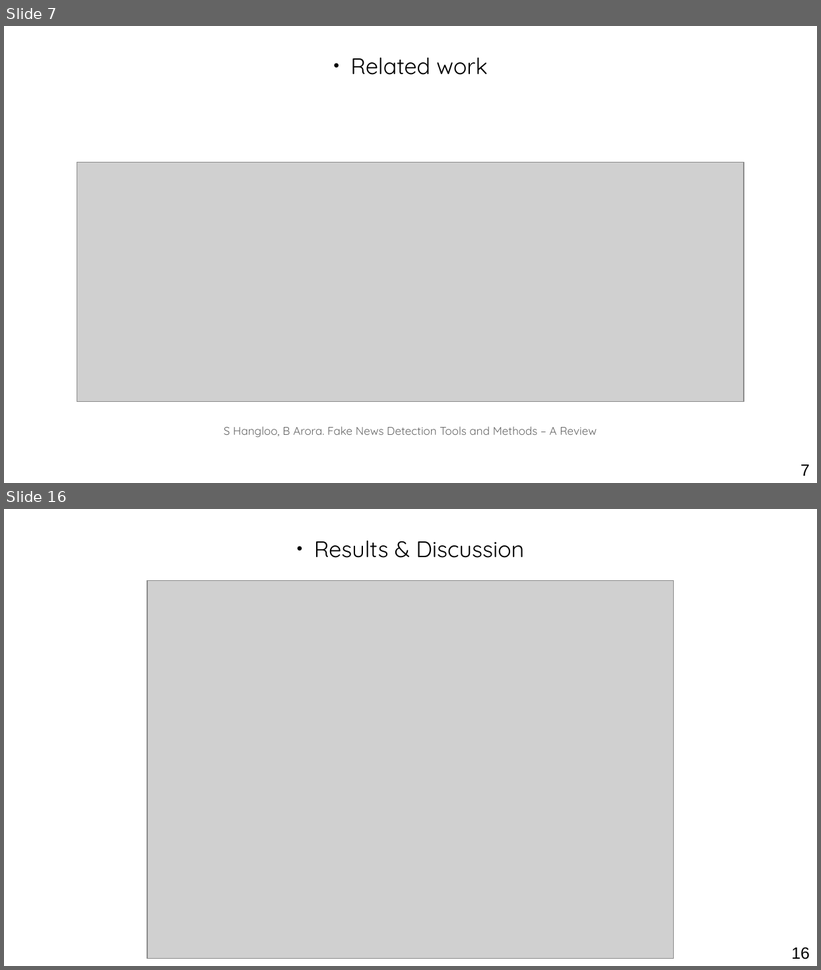
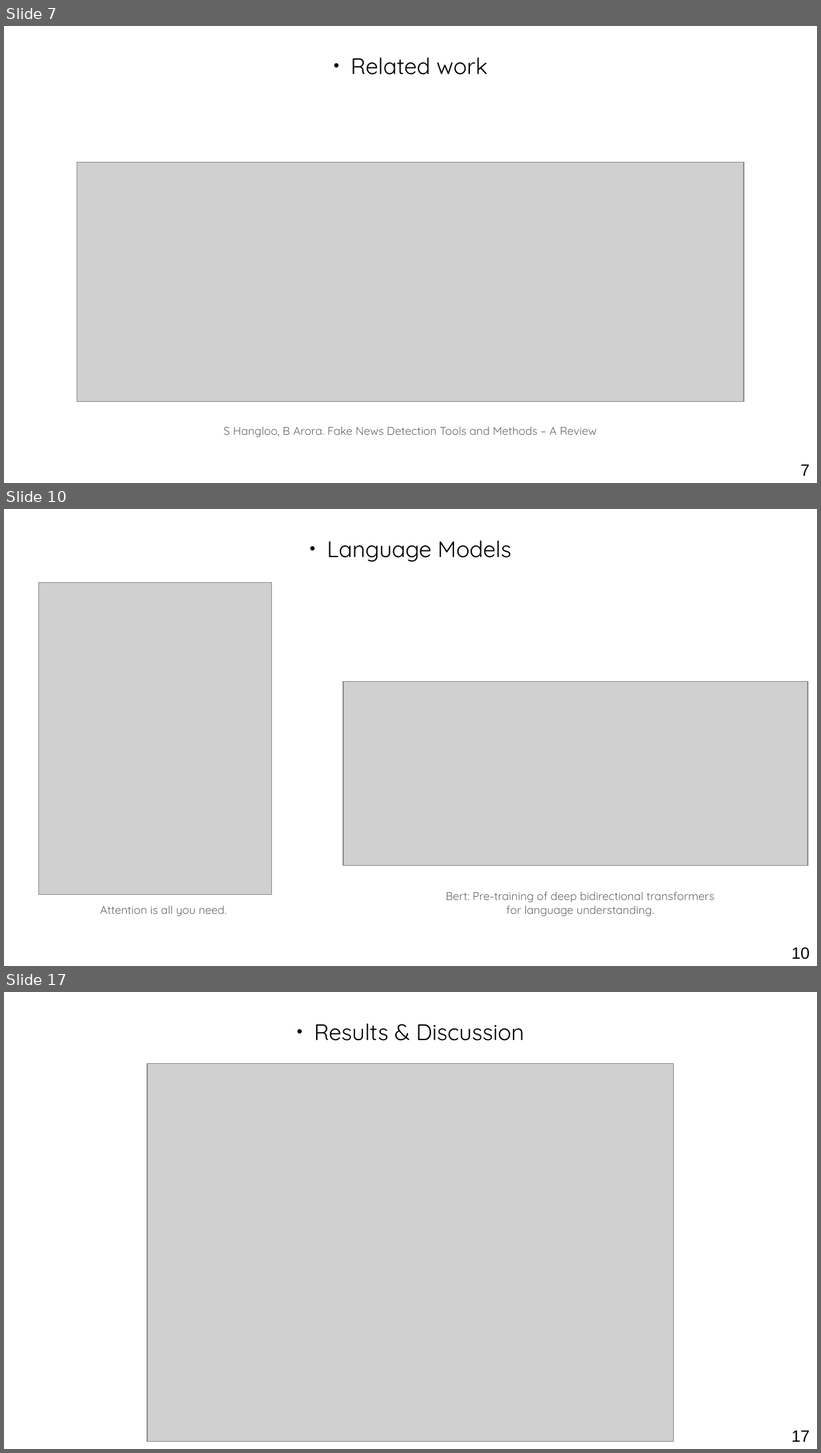
Before and after one commit to othmanelhoufi/LM-for-FactChecking, a slide deck: presentation/NLP_fact_checking.odp. Shown one above the other, each under a label of ours: slides 7 and 16 before the commit, slides 7, 10 and 17 after it; the slides between them are not shown. The pictures are 821x970 and 821x1453 pixels, drawn with LibreOffice and Linux fonts; fonts in the diff are those of the drawing; grey boxes stand for pictures. Boxes give left, top, right and bottom in pixels: in the first picture for what was removed or moved away, otherwise in the second. Text is boxed around its words. In the diff, an @@ line names an element or a change of style, - is before the commit and + after.

```diff
--- a/presentation/NLP_fact_checking.odp
+++ b/presentation/NLP_fact_checking.odp
@@ slide 10 added at bbox=[4, 509, 817, 966], background #FFFFFF @@
@@ text added at bbox=[327, 540, 512, 562], 22 pt, text #000000 @@
+● Language Models
@@ picture added at bbox=[39, 583, 272, 895] @@
@@ picture added at bbox=[343, 682, 809, 865] @@
@@ text added at bbox=[446, 892, 715, 917], 11 pt, text #666666 @@
+Bert: Pre-training of deep bidirectional transformers for language understanding.
@@ text added at bbox=[100, 906, 226, 917], 11 pt, text #666666 @@
+Attention is all you need.
@@ page number added at bbox=[791, 947, 810, 960], 16 pt, text #000000 @@
+10
@@ what was slide 16 is now slide 17 @@
@@ page number at bbox=[791, 1431, 810, 1442]: text changed @@
-16
+17
```
Also in this commit, not shown: 9 slides changed, 4 other slides added, 3 slides removed, 32 other files.
